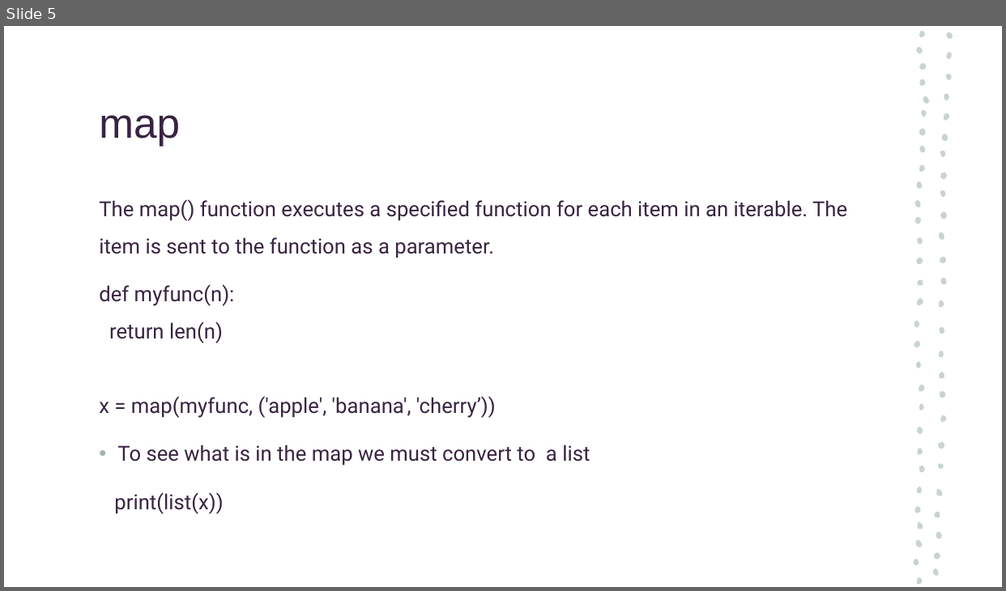
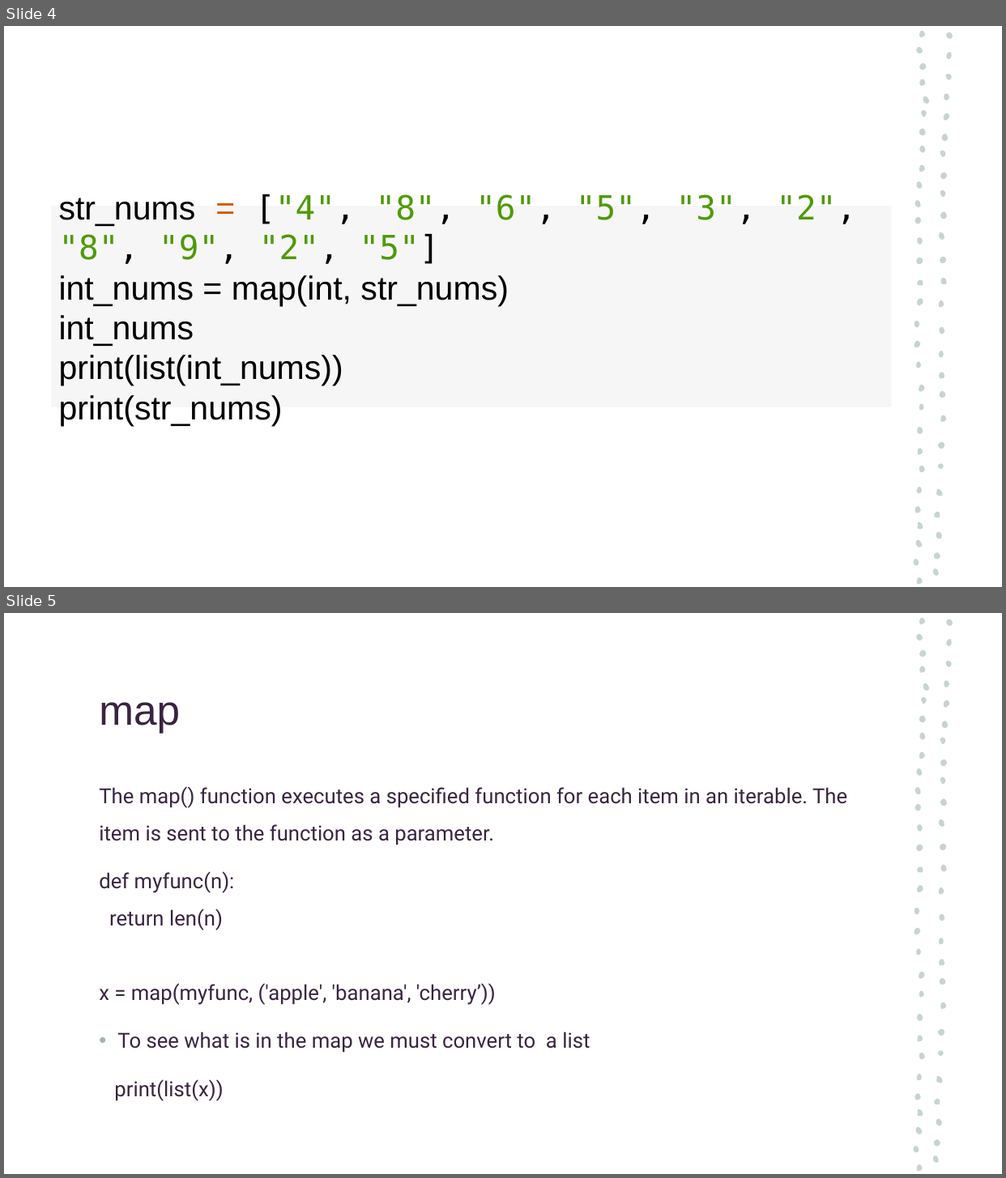
Before and after one commit to NYP-RoboticsSG/Robotics-Sharing, a slide deck: List comprehension and Lamda.pptx. Shown one above the other, each under a label of ours: slide 5 before the commit, slides 4 and 5 after it. The pictures are 1006x591 and 1006x1178 pixels, drawn with LibreOffice and Linux fonts; fonts in the diff are those of the drawing. Boxes give left, top, right and bottom in pixels: in the first picture for what was removed or moved away, otherwise in the second. Text is boxed around its words. In the diff, an @@ line names an element or a change of style, - is before the commit and + after.

```diff
--- a/List comprehension and Lamda.pptx
+++ b/List comprehension and Lamda.pptx
@@ slide 4 added at [4,26,1002,587], background #FFFFFF; not listed: 57 template elements that a slide beside it also shows @@
@@ rectangle added at [51,206,891,407], fill #F6F6F6, 32 pt, text #000000 @@
+str_nums = ["4", "8", "6", "5", "3", "2", "8", "9", "2", "5"]
+int_nums = map(int, str_nums)
+int_nums
+print(list(int_nums))
+print(str_nums)
```
Also in this commit, not shown: 2 slides changed, 2 other slides added.
